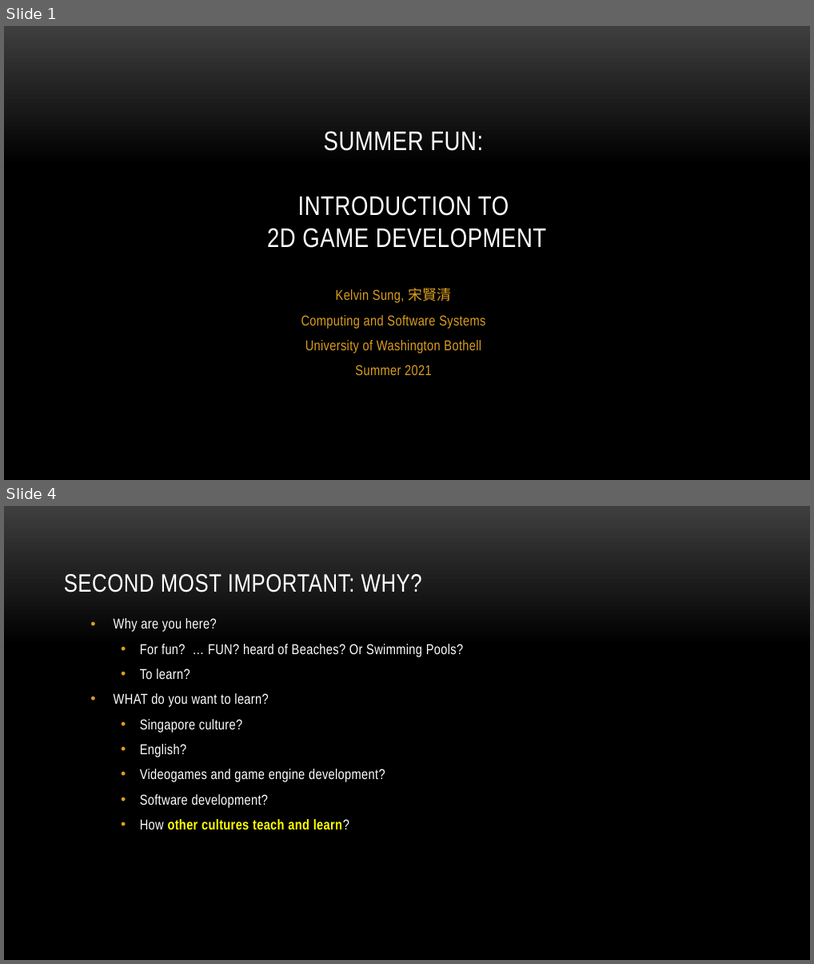
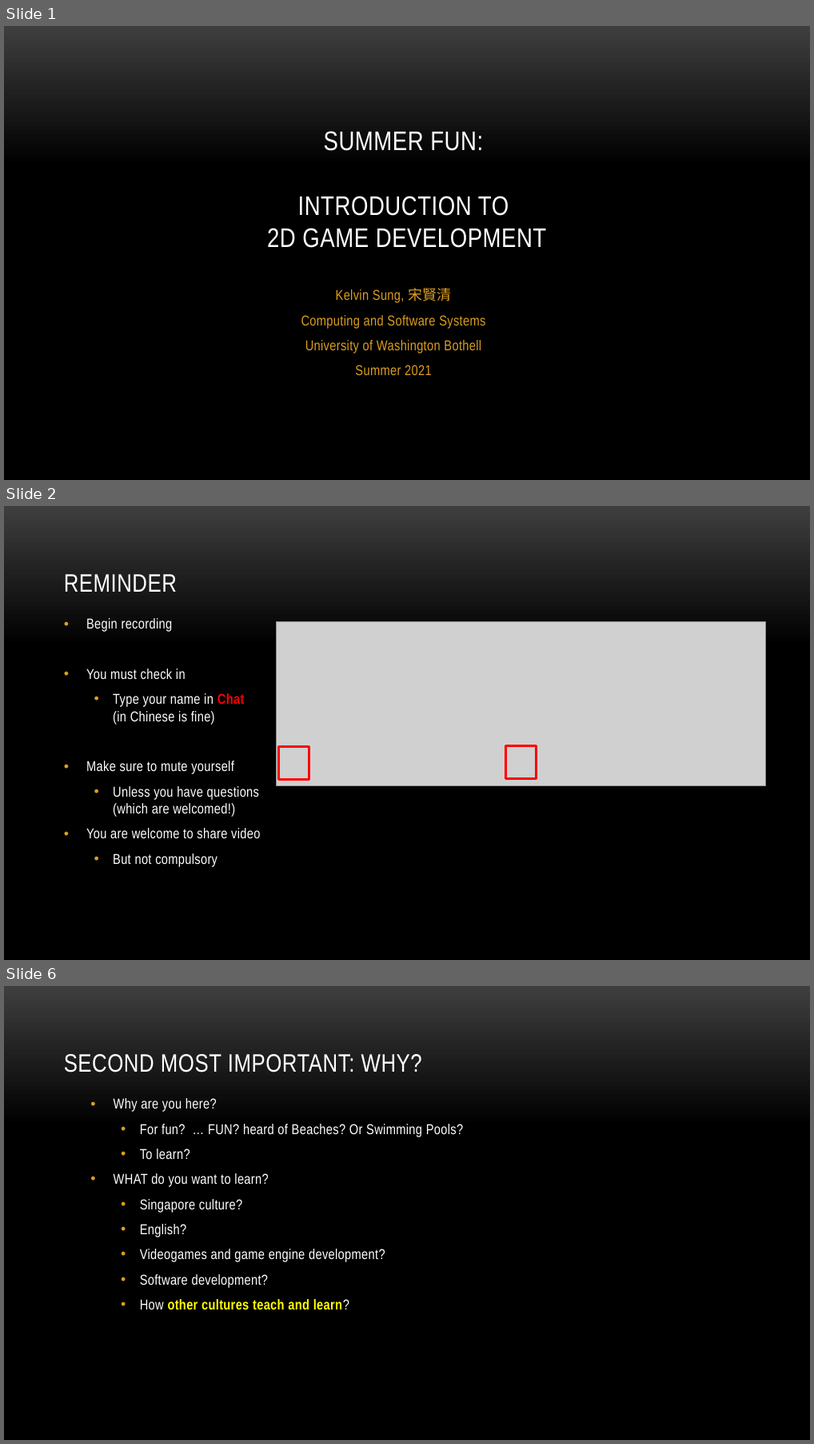
Before and after one commit to myuwbclasses/IntroGameDevelopment, a slide deck: PPT/Intro.pptx. Shown one above the other, each under a label of ours: slides 1 and 4 before the commit, slides 1, 2 and 6 after it; the slides between them are not shown. The pictures are 814x964 and 814x1444 pixels, drawn with LibreOffice and Linux fonts; fonts in the diff are those of the drawing; grey boxes stand for pictures; background and template pictures are left out. Boxes give left, top, right and bottom in pixels: in the first picture for what was removed or moved away, otherwise in the second. Text is boxed around its words. In the diff, an @@ line names an element or a change of style, - is before the commit and + after.

```diff
--- a/PPT/Intro.pptx
+++ b/PPT/Intro.pptx
@@ slide 2 added at [4, 506, 810, 960], background picture (left out) @@
@@ title added at [64, 574, 177, 592], 30 pt, text #FFFFFF @@
+REMINDER
@@ text added at [86, 618, 260, 867], 17 pt, text #FFFFFF @@
+• Begin recording
+• You must check in
+  • Type your name in Chat
+    (in Chinese is fine)
+• Make sure to mute yourself
+  • Unless you have questions
+    (which are welcomed!)
+• You are welcome to share video
+  • But not compulsory
@@ picture added at [276, 622, 766, 785] @@
@@ rectangle added at [506, 745, 536, 778], outline #FF0000 3 pt @@
@@ rectangle added at [279, 746, 310, 779], outline #FF0000 3 pt @@
@@ what was slide 4 is now slide 6 @@
```
Also in this commit, not shown: 7 slides changed, 1 other slide added.
